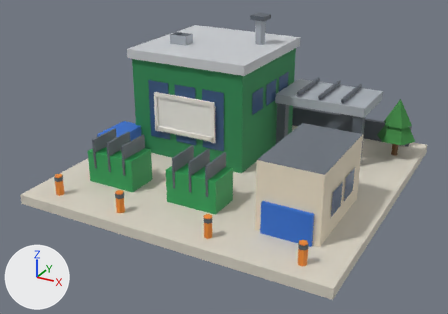
Before and after pictures for a commit that changed the glTF model public/models/39.glb.
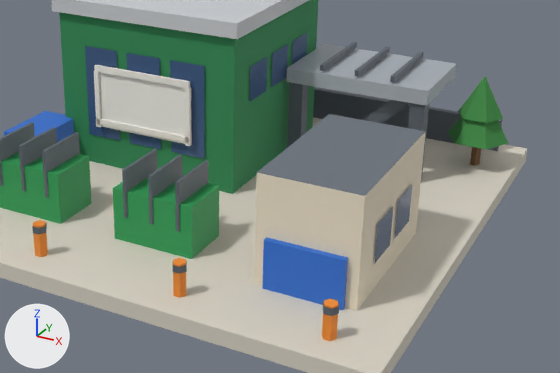
There are two pictures of each version: one whole from a camera (50 mm lens) standing at (0.823, -1.614, 0.861) and looking at (-0.019, -0.082, 0.095), one close up on the part from 21% to 100% of the width and 16% to 91% of the height. Every picture has the same lights, and +X, +Y and +Z are marked at lower left. The first two pictures are the older version. Vertices at exactly the same position are counted once.

Names of what the first close-up shows: 'b39'.
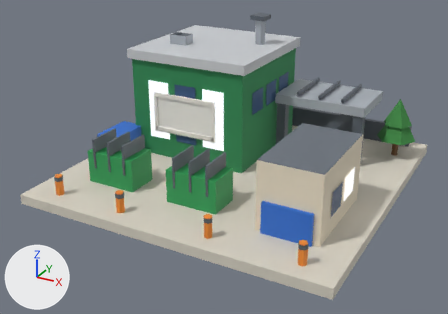
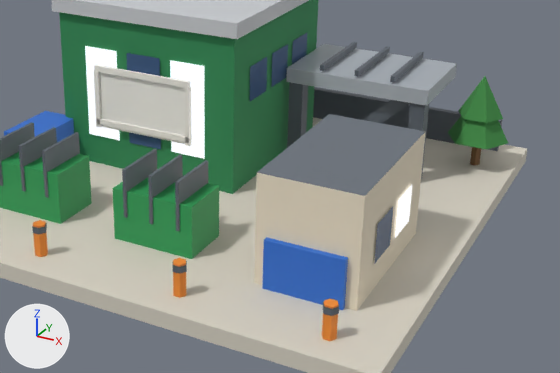
Changed parts and their boxes [x1, y1, x2, y2] in the close-ups (560 x 373 px; the box of a moved part takes in the faces that stretch with it):
part 1 of me_b39, moved or reshaped: before [271, 44, 288, 87]; after [250, 57, 267, 101]
part 2 of me_b39, moved or reshaped: before [292, 33, 307, 64]; after [271, 44, 288, 87]
part 3 of me_b39, moved or reshaped: before [395, 185, 412, 238]; after [374, 207, 393, 264]
part 4 of me_b39, moved or reshaped: before [85, 46, 120, 140]; after [127, 53, 161, 149]
part 5 of me_b39, moved or reshaped (not visible afterwards): before [127, 53, 267, 159]
part 6 of me_b39, moved or reshaped (not visible before): after [85, 33, 307, 159]
part 7 of me_b39, moved or reshaped (not visible afterwards): before [374, 207, 393, 264]
part 8 of me_b39, moved or reshaped (not visible before): after [395, 185, 412, 238]
part 9 of me_b39, recoloured (blue): before [170, 60, 205, 159]

Patch to the scene script:
```diff
--- a/public/models/39.glb.py
+++ b/public/models/39.glb.py
@@ me_b39 @@
 me_b39.from_pydata(...)  # 501 vertices, 585 faces; spans x -0.48..0.48, y -0.48..0.48, z 0.0..0.474
-me_b39.vertices[92].co = (0.023, 0.022, 0.204)  # pixel (249, 102)
-me_b39.vertices[93].co = (0.023, 0.098, 0.204)  # pixel (266, 90)
-me_b39.vertices[94].co = (0.023, 0.098, 0.276)  # pixel (267, 56)
-me_b39.vertices[95].co = (0.023, 0.022, 0.276)  # pixel (250, 66)
-me_b39.vertices[124].co = (-0.218, -0.043, 0.094)  # pixel (129, 142)
-me_b39.vertices[125].co = (-0.142, -0.043, 0.094)  # pixel (161, 149)
-me_b39.vertices[126].co = (-0.142, -0.043, 0.286)  # pixel (159, 58)
-me_b39.vertices[127].co = (-0.218, -0.043, 0.286)  # pixel (126, 52)
-me_b39.vertices[128].co = (-0.118, -0.043, 0.094)  # pixel (171, 151)
-me_b39.vertices[129].co = (-0.042, -0.043, 0.094)  # pixel (204, 158)
-me_b39.vertices[130].co = (-0.042, -0.043, 0.286)  # pixel (204, 66)
-me_b39.vertices[131].co = (-0.118, -0.043, 0.286)  # pixel (170, 60)
-me_b39.vertices[104].co = (-0.383, 0.298, 0.204)
-me_b39.vertices[105].co = (-0.383, 0.222, 0.204)
-me_b39.vertices[106].co = (-0.383, 0.222, 0.276)
-me_b39.vertices[107].co = (-0.383, 0.298, 0.276)
-me_b39.vertices[136].co = (-0.383, 0.098, 0.204)
-me_b39.vertices[137].co = (-0.383, 0.022, 0.204)
-me_b39.vertices[138].co = (-0.383, 0.022, 0.276)
-me_b39.vertices[139].co = (-0.383, 0.098, 0.276)
-me_b39.vertices[140].co = (-0.383, 0.198, 0.204)
-me_b39.vertices[141].co = (-0.383, 0.122, 0.204)
-me_b39.vertices[142].co = (-0.383, 0.122, 0.276)
-me_b39.vertices[143].co = (-0.383, 0.198, 0.276)
+# me_b39 part 1: the loose piece of 4 vertices spanning x 0.023, y 0.122..0.198, z 0.204..0.276 is moved by (0.0, -0.1, 0.0)
+# me_b39 part 2: the loose piece of 4 vertices spanning x 0.023, y 0.222..0.298, z 0.204..0.276 is moved by (0.0, -0.1, 0.0)
+# me_b39 part 3: the loose piece of 4 vertices spanning x 0.393, y -0.168..-0.092, z 0.084..0.156 is moved by (0.0, -0.1, 0.0)
+# me_b39 part 4: the loose piece of 4 vertices spanning x -0.318..-0.242, y -0.043, z 0.094..0.286 is moved by (0.1, 0.0, 0.0)
+# me_b39 part 5
+me_b39.vertices[92].co = (-0.042, 0.363, 0.204)
+me_b39.vertices[93].co = (-0.118, 0.363, 0.204)
+me_b39.vertices[94].co = (-0.118, 0.363, 0.276)
+me_b39.vertices[95].co = (-0.042, 0.363, 0.276)
+me_b39.vertices[124].co = (-0.383, 0.098, 0.204)
+me_b39.vertices[125].co = (-0.383, 0.022, 0.204)
+me_b39.vertices[126].co = (-0.383, 0.022, 0.276)
+me_b39.vertices[127].co = (-0.383, 0.098, 0.276)
+me_b39.vertices[128].co = (-0.383, 0.298, 0.204)
+me_b39.vertices[129].co = (-0.383, 0.222, 0.204)
+me_b39.vertices[130].co = (-0.383, 0.222, 0.276)
+me_b39.vertices[131].co = (-0.383, 0.298, 0.276)
+# me_b39 part 6
+me_b39.vertices[104].co = (0.023, 0.222, 0.204)
+me_b39.vertices[105].co = (0.023, 0.298, 0.204)
+me_b39.vertices[106].co = (0.023, 0.298, 0.276)  # pixel (307, 32)
+me_b39.vertices[107].co = (0.023, 0.222, 0.276)  # pixel (292, 41)
+me_b39.vertices[136].co = (-0.318, -0.043, 0.094)  # pixel (89, 134)
+me_b39.vertices[137].co = (-0.242, -0.043, 0.094)  # pixel (119, 140)
+me_b39.vertices[138].co = (-0.242, -0.043, 0.286)  # pixel (116, 51)
+me_b39.vertices[139].co = (-0.318, -0.043, 0.286)  # pixel (85, 45)
+me_b39.vertices[140].co = (-0.118, -0.043, 0.094)  # pixel (171, 151)
+me_b39.vertices[141].co = (-0.042, -0.043, 0.094)  # pixel (204, 158)
+me_b39.vertices[142].co = (-0.042, -0.043, 0.286)  # pixel (204, 66)
+me_b39.vertices[143].co = (-0.118, -0.043, 0.286)  # pixel (170, 60)
+# me_b39 part 7: 4 of 501 vertices moved; they spanned x 0.393, y -0.268..-0.192, z 0.084..0.156 and now span x 0.27..0.33, y -0.027, z 0.084..0.156; mean shift (-0.093, 0.203, 0.0); largest move (0.393, -0.268, 0.084) -> (0.33, -0.027, 0.084)
+# me_b39 part 8: 4 of 501 vertices moved; they spanned x -0.218..-0.142, y 0.363, z 0.204..0.276 and now span x 0.393, y -0.168..-0.092, z 0.084..0.156; mean shift (0.573, -0.493, -0.12); largest move (-0.218, 0.363, 0.204) -> (0.393, -0.092, 0.084)
+# me_b39 part 9: 4 of the faces centred in x -0.193..-0.067, y -0.043, z 0.158..0.222 switch from mat_glass_dark to mat_glow_window
 me_b39.materials.append(mat_paving)
```
